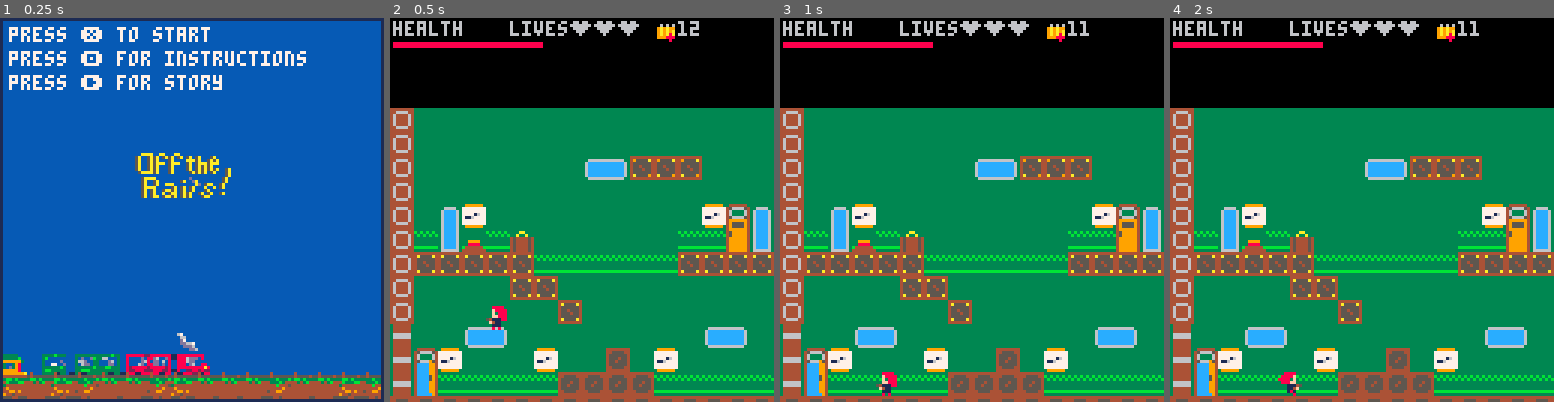
Above: before the commit, frames 1-4 (left to right).
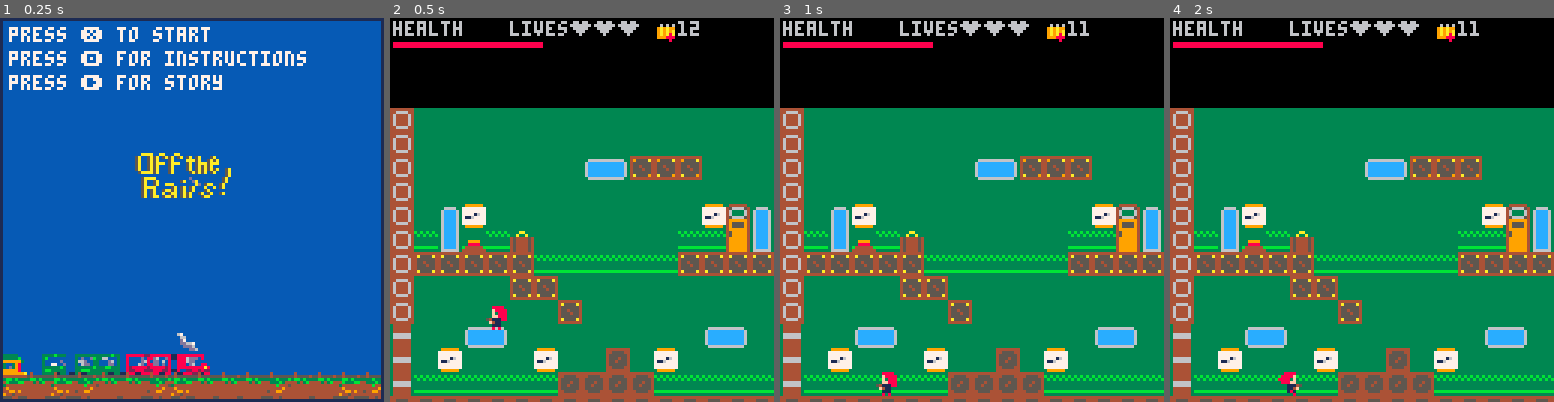
Above: after the commit, the same moments.

Repository: hggorel/Off-The-Rails
Game: PICO-8 cartridge offtherails.p8
Same seed, same stepped clock (60 frames per second), same inputs: the game is played once before the commit and once after it.
Inputs:
- Up to frame 1 (0.25 s): no input
- Up to frame 2 (0.5 s): tap X (X key) at 0.33 s
- Up to frame 3 (1 s): tap O (Z key) at 0.7 s
- Up to frame 4 (2 s): tap X (X key) at 1.07, 1.85 s; hold Right from 1.6 s (still down); tap O (Z key) at 1.7 s

Frame 1 is identical in both runs. In frame 2, 0.7% of the frame differs, in the area x 6-13%, y 85-99%; in frame 3, 0.7%; in frame 4, 0.7%.

Commit message:
Starting to implement level 4

Diff:
--- a/offtherails.p8
+++ b/offtherails.p8
@@ -1,5 +1,5 @@
 pico-8 cartridge // http://www.pico-8.com
-version 32
+version 33
 __lua__
 --off the rails
 --from hannah, christian, elise and alex
@@ -87,6 +87,7 @@
 	bullets = {}
 
 	map_x=0
+	map_y=0
 	map_speed=1
 	gameover=false
 	levelwin=false
@@ -240,7 +241,7 @@
 
 function flip_switch(right_tile, left_tile)
 	if right_tile == 136 then
-		mset((player.x+8)/8+map_x, player.y/8, 137)
+		mset((player.x+8)/8+map_x, player.y/8+map_y, 137)
 		mset(41, 7, 151)
 		mset(42, 7, 151)
 		mset(43, 5, 151)
@@ -254,11 +255,11 @@
 
 function grab_suitcase(tile_on)
 	if tile_on == 48 then
-		mset(player.x/8+ map_x, player.y/8, 49)
+		mset(player.x/8+ map_x, player.y/8+map_y, 49)
 		player.ammo_count += 12
 	end
 	if tile_on == 47 then
-		mset(player.x/8 + map_x, player.y/8, 132)
+		mset(player.x/8 + map_x, player.y/8 + map_y, 132)
 		player.ammo_count += 12
 	end
 end
@@ -266,7 +267,7 @@
 function check_ledge_left(actor)
 
 	for i=1, 2, 1 do
-		local tile = mget((actor.x - i) / 8 + map_x, (actor.y + 8) / 8)
+		local tile = mget((actor.x - i) / 8 + map_x, (actor.y + 8) / 8 + map_y)
 
 		if(not fget(tile, 0)) return i
 	end
@@ -278,7 +279,7 @@
 function check_ledge_right(actor)
 
 	for i=8, 9, 1 do
-		local tile = mget((actor.x + i) / 8 + map_x, (actor.y + 8) / 8)
+		local tile = mget((actor.x + i) / 8 + map_x, (actor.y + 8) / 8 + map_y)
 
 		if(not fget(tile, 0)) return (i - 7)
 	end
@@ -381,16 +382,16 @@
 
 function moving_actors()
 	for actor in all(enemies) do
-		local tile_below = mget((actor.x)/ 8+map_x, (actor.y + 7) / 8)
+		local tile_below = mget((actor.x)/ 8+map_x, (actor.y + 7) / 8 + map_y)
  	local tile_below_collidable = fget(tile_below, 0)
 
-		local tile_above = mget((actor.x) / 8+map_x, (actor.y-1) / 8)
+		local tile_above = mget((actor.x) / 8+map_x, (actor.y-1) / 8 + map_y)
  	local tile_above_collidable = fget(tile_above, 0)
 
-		local tile_right = mget((actor.x +7)/8+ map_x, actor.y/8)
+		local tile_right = mget((actor.x +7)/8+ map_x, actor.y/8 + map_y)
 		local tile_right_collidable = fget(tile_right, 0)
 
-		local tile_left = mget((actor.x)/8+ map_x, actor.y/8)
+		local tile_left = mget((actor.x)/8+ map_x, actor.y/8 + map_y)
 		local tile_left_collidable = fget(tile_left, 0)
 
 		if actor.type == "soldier" then
@@ -480,7 +481,7 @@
 	-- 8 < 24 will check two blocks below the character
  for i=8, 15, 1 do
  	for j=0, 7, 1 do
- 		local tile = mget((actor.x + j) / 8 + map_x, (actor.y + i) / 8)
+ 		local tile = mget((actor.x + j) / 8 + map_x, (actor.y + i) / 8 + map_y)
 
  		if (fget(tile, 0)) then
  			return (i-8)
@@ -499,7 +500,7 @@
 	-- 8 < 24 will check two blocks above the character
  for i=1, 15, 1 do
   for j=0, 7, 1 do
-  	local tile = mget((actor.x + j) / 8 + map_x, (actor.y - i) / 8)
+  	local tile = mget((actor.x + j) / 8 + map_x, (actor.y - i) / 8 + map_y)
 
 			if (fget(tile, 0)) then
 				return (i - 1)
@@ -556,7 +557,7 @@
 
 	for i=1, 8, 1 do
 		for j=0, 7, 1 do
-			local tile = mget((actor.x - i) / 8 + map_x, (actor.y + j) / 8)
+			local tile = mget((actor.x - i) / 8 + map_x, (actor.y + j) / 8 + map_y)
 
 			if (fget(tile, 0)) return (i - 1)
 		end
@@ -570,7 +571,7 @@
 
  for i=0, 7, 1 do
   for j=8, 15, 1 do
-			local tile = mget((actor.x + j) / 8 + map_x, (actor.y + i) / 8)
+			local tile = mget((actor.x + j) / 8 + map_x, (actor.y + i) / 8 + map_y)
 
 			if (fget(tile, 0)) return (j - 8)
 		end
@@ -649,217 +650,19 @@
 	end
 end
 
---[[
-function moving_soldier()
-	for actor in all(enemies) do
-		local tile_below = mget((actor.x)/ 8+map_x, (actor.y + 7) / 8)
- 	local tile_below_collidable = fget(tile_below, 0)
- 	local tile_above = mget((actor.x) / 8+map_x, (actor.y-8) / 8)
-
- 	local tile_above_collidable = fget(tile_above, 0)
-
-		local tile_right = mget((actor.x +7)/8+ map_x, actor.y/8)
-		local tile_right_collidable = fget(tile_right, 0)
-
-		local tile_left = mget((actor.x)/8+ map_x, actor.y/8)
-		local tile_left_collidable = fget(tile_left, 0)
-
-		if actor.type == "soldier" then
-			move_soldier(actor)
-			animate_soldier(actor)
-		end
-
-		if actor.type == "herlock" then
-			move_herlock(actor)
-			if (actor.move_count % 20 == 0) then
-			 			herlock_shoot(actor.x, actor.y, player.x, player.y)
-			end
-			animate_herlock(actor)
-		end
-	end
-
-	--wizard movement
---	if actor.sprite >= 98 or actor.sprite <= 99 then
-
---	end
-
-end
-
-
-function check_jump_height(x, y)
-	-- i starts at 8 because you want to start checking
-	-- for collision one 8x8 block below the character.
-	-- 8 < 24 will check two blocks below the character
- for i=8, 15, 1 do
- 	for j=0, 7, 1 do
- 		local tile = mget((actor.x + j) / 8 + map_x, (actor.y + i) / 8)
-
- 		if (fget(tile, 0)) then
- 			return (i-8)
- 		end
- 	end
- end
-	-- -1 indicates that height can not be detected because
-	-- height only detects two blocks below
-	-- so we must be higher than two blocks
-	return 16
-end
-
-function check_ceiling_height(actor)
-	-- i starts at 0 because you want to start checking
-	-- for collision one 8x8 block above the character.
-	-- 8 < 24 will check two blocks above the character
- for i=1, 15, 1 do
-  for j=0, 7, 1 do
-  	local tile = mget((actor.x + j) / 8 + map_x, (actor.y - i) / 8)
-
-			if (fget(tile, 0)) then
-				return (i - 1)
-			end
-
-		end
-	end
- -- 16 indicates that we are at least two blocks away
-	return 16
-
-end
-
-
-function calculate_y_movement()
-
-	local ceiling_height = check_ceiling_height(player)
-	local jump_height = check_jump_height(player)
-
-	if (jump_height == 0) player.is_standing = true
-	if (jump_height > 0) player.is_standing = false
-
-	-- applies gravity every frame
-	if not player.is_standing then
-		player.dy -= player.gravity
-		if (player.dy < -3) player.dy = -3
-	end
-
-	-- if we are falling past the floor,
-	-- fix it by changing dy to the height from the floor
-	-- so we get sucked to the ground instead
-	if (player.dy < 0) and (player.dy + jump_height < 0) then
-		player.is_standing = true
-		player.dy = (-1 * jump_height)
-	end
-
-	if(player.dy > 0) and (player.dy - ceiling_height > 0) then
-		player.dy = (-1 * ceiling_height)
-	end
-
-	-- when the player lets go, and we are moving up
-	-- then we fraction vertical velocity to start falling sooner
-	if (not btn(2) and not player.is_standing and player.dy > 0) player.dy *= 0.5
-
- -- jump is pressed, jump up
-	if btnp(2) and player.is_standing then
-		player.dy += player.jump_force
-		player.is_standing = false
-	end
-
-	-- make dy negative because positive dy moves character downward
- return (-1 * player.dy)
-end
-
-function check_collide_left(actor)
-
-	for i=1, 8, 1 do
-		for j=0, 7, 1 do
-			local tile = mget((actor.x - i) / 8 + map_x, (actor.y + j) / 8)
-
-			if (fget(tile, 0)) return (i - 1)
-		end
-	end
- -- 9 indicates we are at least 1 block away
-	return 9
-
-end
-
-function check_collide_right(actor)
-
-
- for i=0, 7, 1 do
-  for j=8, 15, 1 do
-			local tile = mget((actor.x + j) / 8 + map_x, (actor.y + i) / 8)
-
-			if (fget(tile, 0)) return (j - 8)
-		end
-	end
- -- 9 indicates we are at least 1 block away
-	return 9
-
-end
-
-function calculate_x_movement()
-
-	local collide_distance_right = check_collide_right(player)
-	local collide_distance_left = check_collide_left(player)
-
-	-- if we arent moving left or right,
-	-- slow down the player if they are in the air
-	if(not btn(1) and not btn(0) and not player.is_standing) then
-	 player.dx *= player.air_resistance
-	end
-	-- if we are standing instead of in the air, friction is greater
- if(not btn(1) and not btn(0) and player.is_standing) then
-		player.dx *= player.friction
-	end
-
-	-- move right, increases until we reach max speed
-	if btn(1) then
-		player.flipx = true
-		player.dx += player.run_force
-		if (player.dx > player.dx_max) player.dx = player.dx_max
-	end
-
-	-- move left, decreases until we reach minimum speed
-	-- (-1 * player.dx_max is just the negative direction maximum)
-	if btn(0) then
-		player.flipx = false
-		player.dx -= player.run_force
-		if (player.dx < (-1 * player.dx_max)) player.dx = (-1 * player.dx_max)
-	end
-
-	if (player.dx > 0) then
-		-- snaps movement right to the wall
-		-- keep collide_distance_right positive because we are moving right
-		if(player.dx - collide_distance_right > 0) player.dx = collide_distance_right
-	end
-
-	temp_dx = player.dx
-
-	if (btn(0) and player.dx < 0) then
-		-- snaps movement left to the wall
-		-- make collide_distance_left negative cause we are moving left
-		if (player.dx + collide_distance_left < 0) then
-			player.dx = (-1 * collide_distance_left)
-		end
- end
-
-	return player.dx
-
-end
-
-
---]]
-
 function move_player()
 
 	local allowance=14
 	--local speed=1
 	--jump_height = check_jump_height()
 
-	local tile_below_character = mget((player.x) / 8 + map_x, (player.y + 8) / 8)
+	local tile_below_character = mget((player.x) / 8 + map_x, (player.y + 8) / 8 + map_y)
  local tile_below_character_collidable = fget(tile_below_character, 0)
- local tile_above = mget((player.x) / 8+map_x, (player.y) / 8)
+ local tile_above = mget((player.x) / 8+map_x, (player.y) / 8 + map_y)
  local tile_above_collidable = fget(tile_above, 0)
-	local tile_right_character = mget((player.x +8)/8+map_x, player.y/8)
+	local tile_right_character = mget((player.x +8)/8+map_x, player.y/8 + map_y)
 	local tile_right_collidable = fget(tile_right_character, 0)
-	local tile_left_character = mget((player.x)/8+map_x, player.y/8)
+	local tile_left_character = mget((player.x)/8+map_x, player.y/8 + map_y)
 	local tile_left_collidable = fget(tile_left_character, 0)
 	flip_switch(tile_right_character, tile_left_character)
 	grab_suitcase(tile_left_character)
@@ -871,16 +674,6 @@
 	player.y += y_move
 
 	animate_player(x_move)
-	-- if abs(x_move)>0 then
-	-- 		-- switching to see animation
-	-- 	if player.movecount==3 then
-	-- 		player.movecount=1
-	-- 	end
-	-- 	if player.movecount<3 then
-	-- 		player.movecount+=1
-	-- 	end
-	-- 	player.sprite =1+player.movecount
-	-- end
 
 	if(player.x-camx<(64-allowance)) then
 		if camx<=0 then
@@ -899,15 +692,15 @@
  if btnp(3) then
  	local tile_character_on = mget(player.x / 8+map_x, player.y / 8)
  	if tile_character_on == 60 then
- 		mset(player.x/8+map_x, player.y/8, 61)
- 		mset(player.x/8+map_x, (player.y-8)/8, 45)
+ 		mset(player.x/8+map_x, player.y/8 + map_y, 61)
+ 		mset(player.x/8+map_x, (player.y-8)/8 + map_y, 45)
  	end
  	if tile_character_on == 178 then
- 		mset(player.x/8+map_x, player.y/8, 179)
- 		mset(player.x/8+map_x, (player.y-8)/8, 163)
+ 		mset(player.x/8+map_x, player.y/8 + map_y, 179)
+ 		mset(player.x/8+map_x, (player.y-8)/8 + map_y, 163)
  	end
  	if level == 3 and tile_character_on == 57 then
- 		mset(player.x/8 + map_x, player.y/8, 58)
+ 		mset(player.x/8 + map_x, player.y/8 + map_y, 58)
  		mset(91, 8, 49)
  		mset(91, 7, 50)
  		mset(91, 6, 50)
@@ -931,6 +724,7 @@
  			create_soldier(40, 64)
 				create_soldier(160, 64)
 				map_x=0
+				map_y=0
 				player.x=32
 				player.y=64
 				camx=-8
@@ -947,7 +741,8 @@
  				create_soldier(120, 24)
 				create_soldier(130, 64)
 				create_herlock(120, 64)
-				map_x=36
+				map_x = 36
+				map_y = 0
 				player.x=176
 				player.y=72
 			end
@@ -959,26 +754,42 @@
 				for a in all(extras) do
  					del(extras,a)
  				end
- 				create_npc(120,32,64,"guy")
- 				create_npc(50,64,74,"ylady")
+ 			create_npc(120,32,64,"guy")
+ 			create_npc(50,64,74,"ylady")
 				create_herlock(120, 64)
 				create_herlock(120, 32)
 				map_x = 67
+				map_y = 0
 				player.x = 150
 				player.y = 64
 			end
 
 			if level == 4 then
+				for e in all(enemies) do
+					del(enemies, e)
+				end
+				for a in all(extras) do
+ 					del(extras,a)
+ 			end
+ 			create_herlock(98, 32)
+				create_herlock(120, 32)
+				map_x = 36
+				map_y = 16
+				player.x = 150
+				player.y = 64
+			end
+
+			if level == 5 then
 				gamewin = true
 			end
 
  	end
 
- 	if tile_character_on ==57 then
- 		mset(player.x/8, player.y/8, 58)
- 		mset(23, 7, 50)
- 		mset(23, 8, 49)
- 	end
+ --	if tile_character_on ==57 then
+ --		mset(player.x/8, player.y/8, 58)
+ --		mset(23, 7, 50)
+ --		mset(23, 8, 49)
+ --	end
  end
 
 	if btnp(4) and mode == 1 then
@@ -1022,16 +833,16 @@
 
 	-- moving all of the bullets
 	for b in all(bullets) do
-		local tile_below = mget(b.x / 8+map_x, (b.y + 8) / 8)
+		local tile_below = mget(b.x / 8+map_x, (b.y + 8) / 8 + map_y)
  	local tile_below_collidable = fget(tile_below, 0)
 
-		local tile_above = mget((b.x) / 8 + map_x, (b.y-1) / 8)
+		local tile_above = mget((b.x) / 8 + map_x, (b.y-1) / 8 + map_y)
  	local tile_above_collidable = fget(tile_above, 0)
 
-		local tile_right = mget((b.x +8)/8 + map_x, b.y/8)
+		local tile_right = mget((b.x +8)/8 + map_x, b.y/8 + map_y)
 		local tile_right_collidable = fget(tile_right, 0)
 
-		local tile_left = mget((b.x)/8 + map_x, b.y/8)
+		local tile_left = mget((b.x)/8 + map_x, b.y/8 + map_y)
 		local tile_left_collidable = fget(tile_left, 0)
 
 		b.x+=b.dx
@@ -1053,16 +864,16 @@
 	end
 
 	for e in all(danger) do
-		local tile_below = mget(e.x / 8 + map_x, (e.y + 8) / 8)
+		local tile_below = mget(e.x / 8 + map_x, (e.y + 8) / 8 + map_y)
  	local tile_below_collidable = fget(tile_below, 0)
 
-		local tile_above = mget((e.x+4) / 8 + map_x, (e.y-1) / 8)
+		local tile_above = mget((e.x+4) / 8 + map_x, (e.y-1) / 8 + map_y)
  	local tile_above_collidable = fget(tile_above, 0)
 
-		local tile_right = mget((e.x +8)/8 + map_x, e.y/8)
+		local tile_right = mget((e.x +8)/8 + map_x, e.y/8 + map_y)
 		local tile_right_collidable = fget(tile_right, 0)
 
-		local tile_left = mget((e.x)/8 + map_x, e.y/8)
+		local tile_left = mget((e.x)/8 + map_x, e.y/8 + map_y)
 		local tile_left_collidable = fget(tile_left, 0)
 
 		e.x+=e.dx
@@ -1343,6 +1154,10 @@
 		level3draw()
 	end
 
+	if level == 4 and gameover == false then
+		level4draw()
+	end
+
 	if gamewin then
 		cls(1)
 		_winscreen()
@@ -1597,6 +1412,55 @@
 	spr(14, 88, 0)
 	print(player.ammo_count, 96, 1, 6)
 end
+
+function level4draw()
+	cls(0)
+ camera(camx, -16)
+ pal(13,134,1)
+ drawclouds()
+
+ 		--test this
+ if colblind == 1 then
+ pal(3,130,1)--check this
+ pal(11,137,1)
+ end
+ if colblind == 0 then
+ pal()
+ end
+
+ map(36, 16, 0, 0, 50*8, 9*8)
+  if colblind == 1 then
+ 	pal(3,130,1)--check this
+ 	pal(11,137,1)
+ 	end
+ 	if colblind == 0 then
+ 	pal()
+ 	end
+ _drawmapsprites()
+ if player.lives>0 then
+		spr(player.sprite, player.x, player.y, 1, 1, player.flipx, false)
+	end
+
+	for e in all(enemies) do
+		spr(e.sprite, e.x, e.y, 1, 1, e.flipx, false)
+	end
+	for b in all(bullets) do
+		spr(b.sprite, b.x, b.y)
+	end
+	for b in all(danger) do
+		spr(b.sprite, b.x, b.y)
+	end
+	camera()
+	print('health', 1, 1, 6)
+	rectfill(1,8, player.health,9,8)
+	print('lives', 40, 1, 6)
+	for h in all(lives) do
+		spr(h.sprite, h.x, h.y)
+	end
+	spr(14, 88, 0)
+	print(player.ammo_count, 96, 1, 6)
+end
+
 
 --settings
 function setting()
@@ -2191,8 +2055,8 @@
 722032212232322122322122323221223221223232212232322122323221222000000000958586879385868687938485878484848587849384848484938586879500007220323232322122323232323232323232322122323232323f3232323272ffffffffffffff000000000000963232323283833232323232323232323296
 723131313131313131313131313131313131313131313132322c2c323131312000000000958488849384848484938484848484848484849384a6a5849384842f9500007231313131313131313131313131313131313131313131313f312c313172ffffffffffffff000000000000963232323232328332323232323232323296
 202020202020202020202020202020202020202020202020313c3c312020202000000000969494949484848484949494949494949494949484b6b5849494949696000072202020202020202020202020202020202020202020202020203c322072ffffffffffff000000000000003b3232212232323232323232322122323296
-00000000000000000000000000000000000000000000002020202020200000000000000000000000969494949496a10000000000000000969494949496000000000000000000000000000000000000000000000000000000000000000020200000ffffffffffff000000000000003b2d98323232983232923298323232323296
-00000000000000000000000000000000000000000000000000000000000000000000000000000f0000000000000000000000000000000f0f0f0f0f0f000000000000000000000000000000000000000000000000000000000000000000000000000000ffff0000000000000000003b3d31313131319292929231313131313196
+00000000000000000000000000000000000000000000002020202020200000000000000000000000969494949496a10000000000000000969494949496000000000000000000000000000000000000000000000000000000000000000020200000ffffffffffff000000000000003b3298323232983232923298323232323296
+00000000000000000000000000000000000000000000000000000000000000000000000000000f0000000000000000000000000000000f0f0f0f0f0f000000000000000000000000000000000000000000000000000000000000000000000000000000ffff0000000000000000003b3131313131319292929231313131313196
 0000000000000000c50000000000000000000000000000000000000000000000000000000f0f0f0f0f0f0f0f0f0f0f0f0f0f0f0f0f0f0f0f0f0f0f0f0f0f0f0f0f0f0000000000000000000000000000000000000000000000000000000000000000000000000000000000000000929292929292929292929292929292929292
 0000006a6a6a6a6a6a6a6a6a6a6a6a6a6a0000000000000000000000000000000000000f0f0f0f0f0f0f0f0f0f0f0f0f0f0f0f0f0f0f0f0f0f0f0f0f0f0f0f0f0f0fb900000000000000000000000000000000000000000000000000000000000000000000000000000000000000000000000000000000000000000000000000
 6969004c0000000000000000004c6465660000000000000000000000000000000000000f0f0f0f0f0f0f0f0f0f0f0f0f0f0f0f0f0f0f0f0f0f0f0f0f0f0f0f0f0f0fb900000000000000000000000000000000000000000000000000000000000000000000000000000000000000000000000000000000000000000000000000
